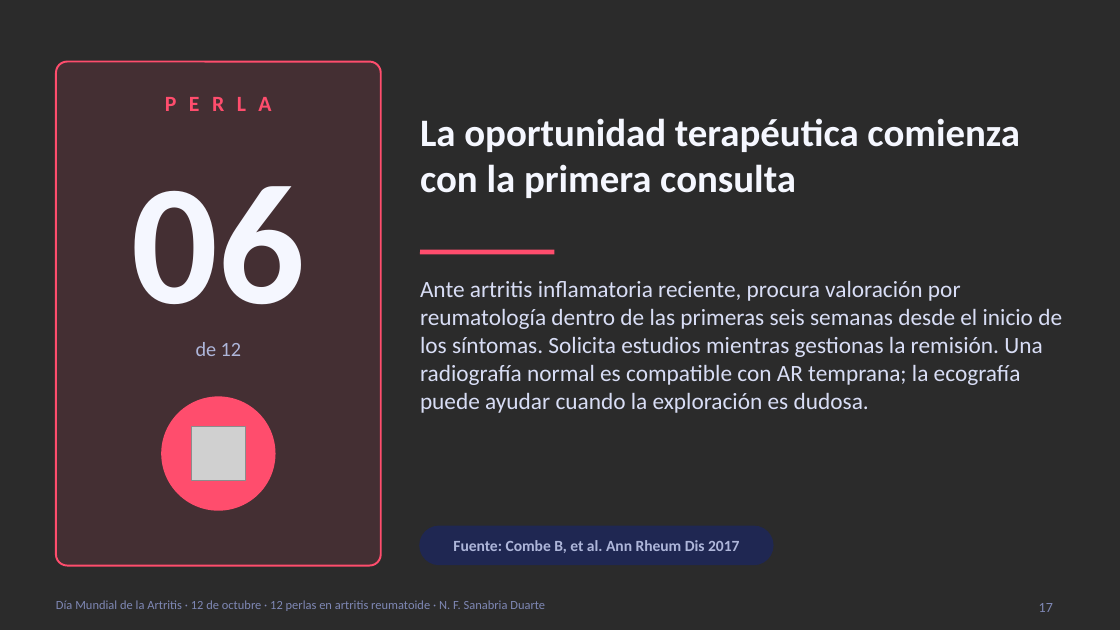
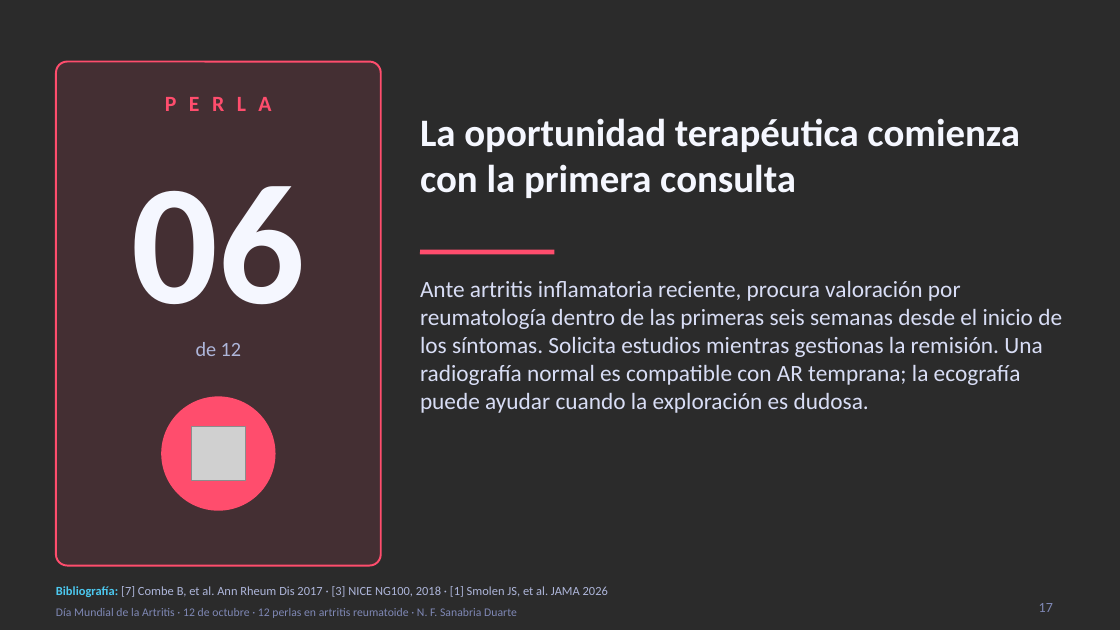
Before and after one commit to nestor120512/nes, a slide deck: slide 17 of 12_perlas_artritis_reumatoide.pptx. Drawn at 1120x630 pixels with LibreOffice and Linux fonts; fonts in the diff are those of the drawing; grey boxes stand for pictures; background and template pictures are left out; a plain dark background stands for a picture behind light text. Boxes give left, top, right and bottom in pixels: in the first picture for what was removed or moved away, otherwise in the second. Text is boxed around its words. In the diff, an @@ line names an element or a change of style, - is before the commit and + after.

```diff
--- a/12_perlas_artritis_reumatoide.pptx
+++ b/12_perlas_artritis_reumatoide.pptx
@@ rounded rectangle removed at [420, 526, 773, 564] @@
@@ text at [56, 586, 608, 597]: text changed; size 10 to 8 pt; bold off @@
-Fuente: Combe B, et al. Ann Rheum Dis 2017
+Bibliografía: [7] Combe B, et al. Ann Rheum Dis 2017 · [3] NICE NG100, 2018 · [1] Smolen JS, et al. JAMA 2026
@@ text "Día Mundial de la Artritis ..." at [56, 608, 517, 618]: size 8 to 7.5 pt; vertical alignment top to middle @@
```
Also in this commit, not shown: 34 other slides changed.
